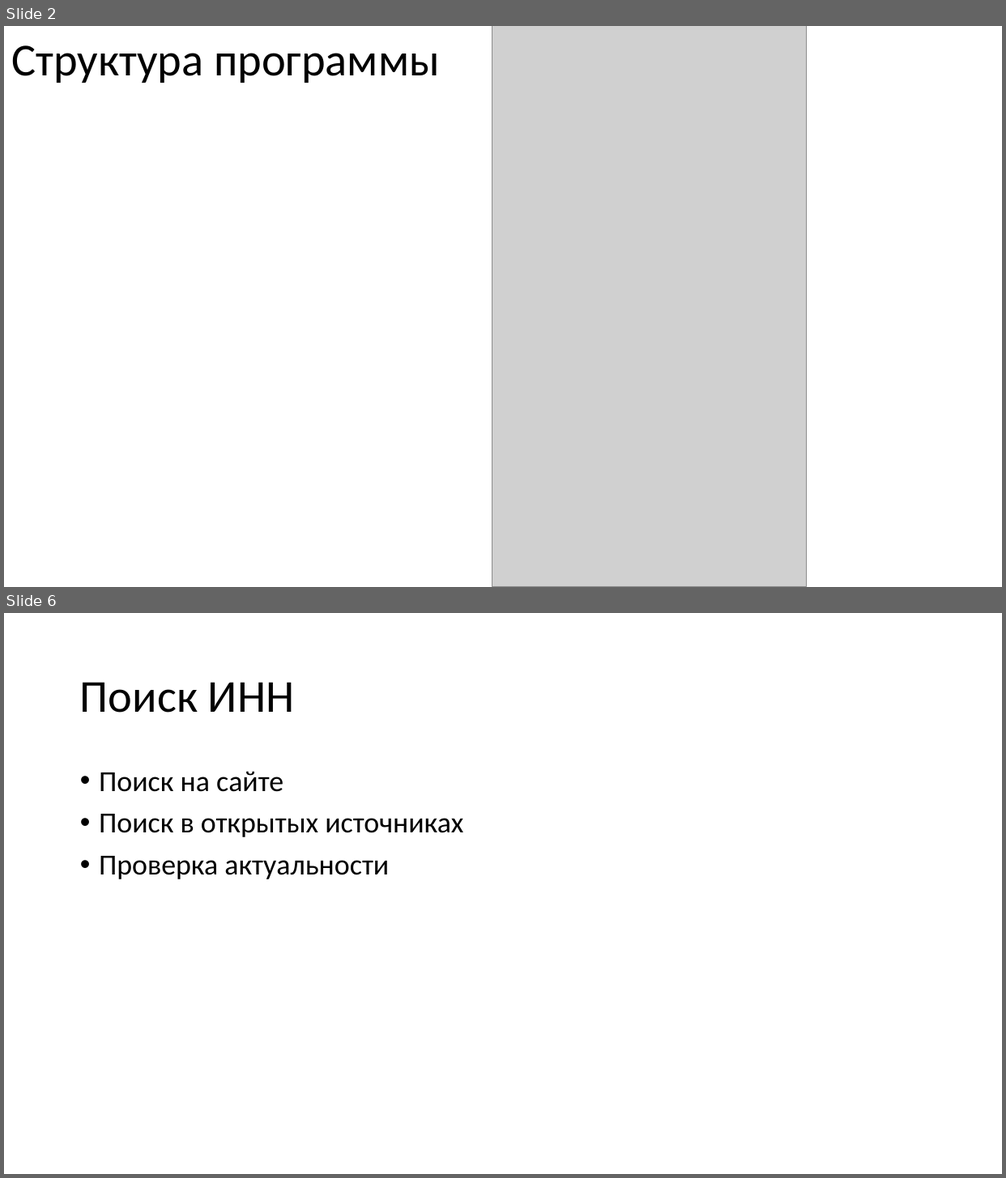
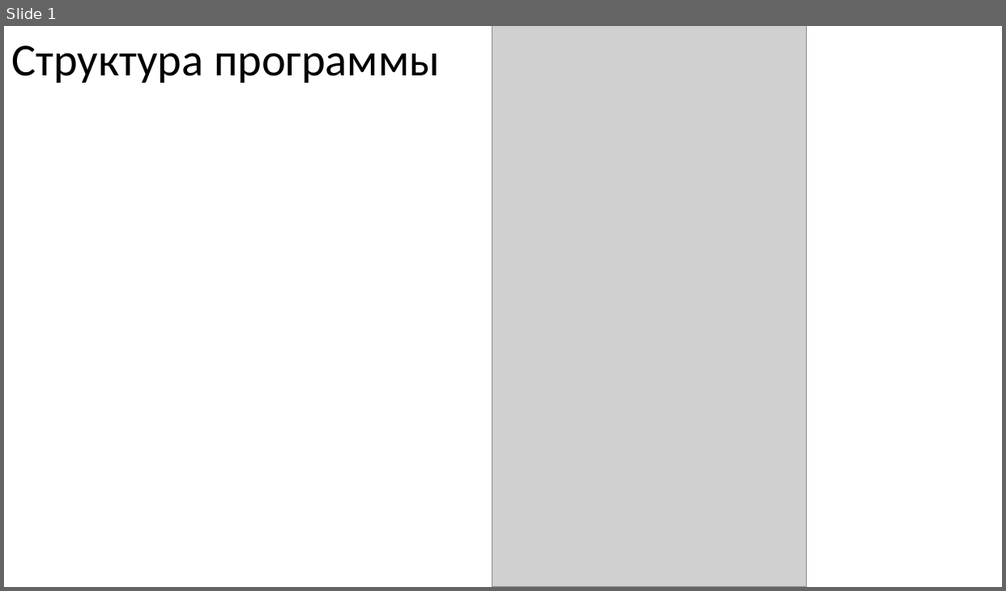
Before and after one commit to KsQRooW/-hackathon-serverchallenge, a slide deck: docs/checkpoint2.pptx. Shown one above the other, each under a label of ours: slides 2 and 6 before the commit, slide 1 after it; the slides between them are not shown. The pictures are 1006x1178 and 1006x591 pixels, drawn with LibreOffice and Linux fonts; fonts in the diff are those of the drawing; grey boxes stand for pictures. Boxes give left, top, right and bottom in pixels: in the first picture for what was removed or moved away, otherwise in the second. Text is boxed around its words. In the diff, an @@ line names an element or a change of style, - is before the commit and + after.

```diff
--- a/docs/checkpoint2.pptx
+++ b/docs/checkpoint2.pptx
@@ slide 6 removed at box(4, 613, 1002, 1174), background #FFFFFF @@
@@ title removed at box(80, 682, 295, 713) @@
-Поиск ИНН
@@ text removed at box(99, 771, 463, 879) @@
-• Поиск на сайте
-• Поиск в открытых источниках
-• Проверка актуальности
@@ what was slide 2 is now slide 1 @@
```
Also in this commit, not shown: 2 slides changed, 9 slides added, 5 other slides removed, 1 other file.
